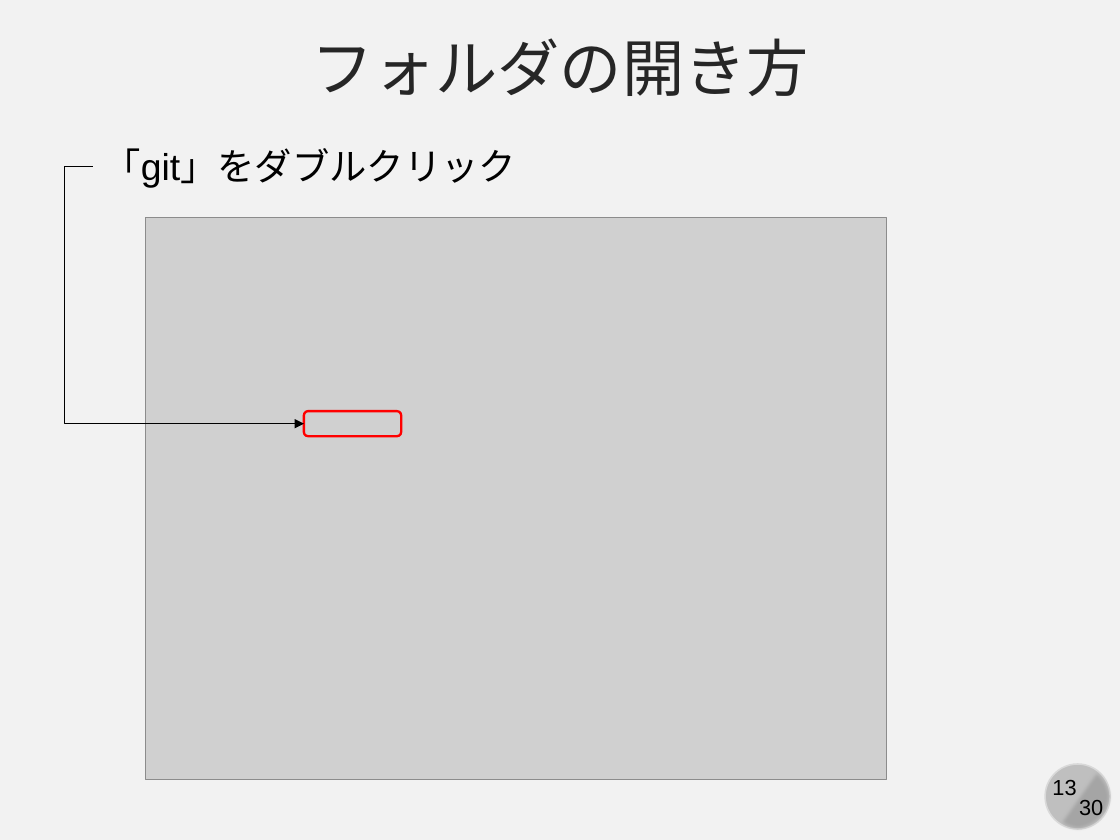
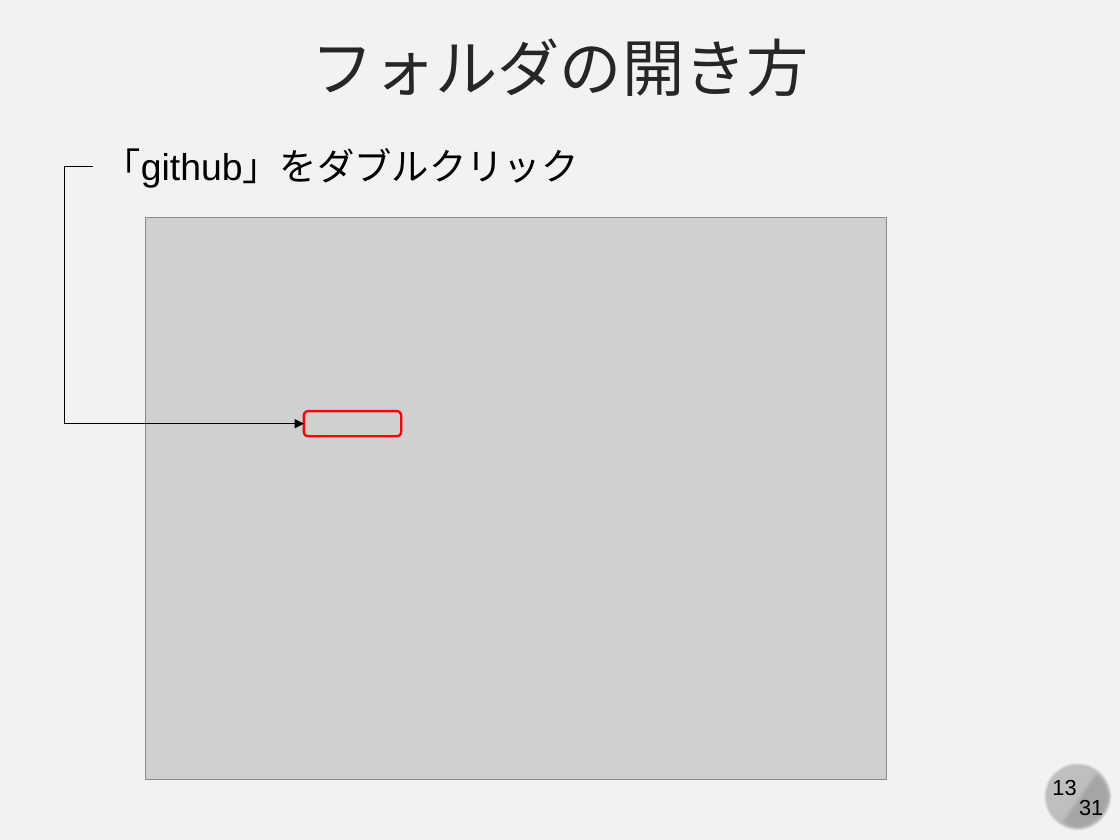
Before and after one commit to kaityo256/github, a slide deck: slide 13 of practice_basic/fig/slide.pptx. Drawn at 1120x840 pixels with LibreOffice and Linux fonts; fonts in the diff are those of the drawing; grey boxes stand for pictures. Boxes give left, top, right and bottom in pixels: in the first picture for what was removed or moved away, otherwise in the second. Text is boxed around its words. In the diff, an @@ line names an element or a change of style, - is before the commit and + after.

```diff
--- a/practice_basic/fig/slide.pptx
+++ b/practice_basic/fig/slide.pptx
@@ text at (104, 148, 579, 188): text changed @@
-「git」をダブルクリック
+「github」をダブルクリック
@@ text at (1079, 800, 1103, 820): text changed @@
-30
+31
```
Also in this commit, not shown: 29 other slides changed, 1 slide added.
